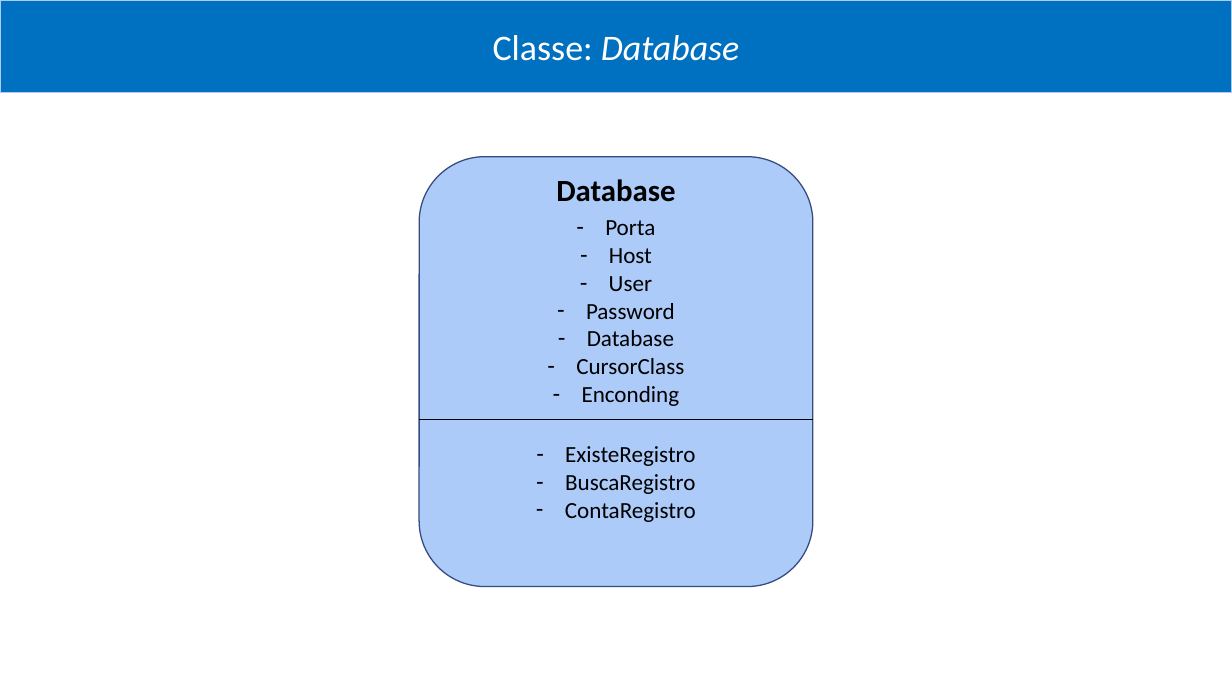
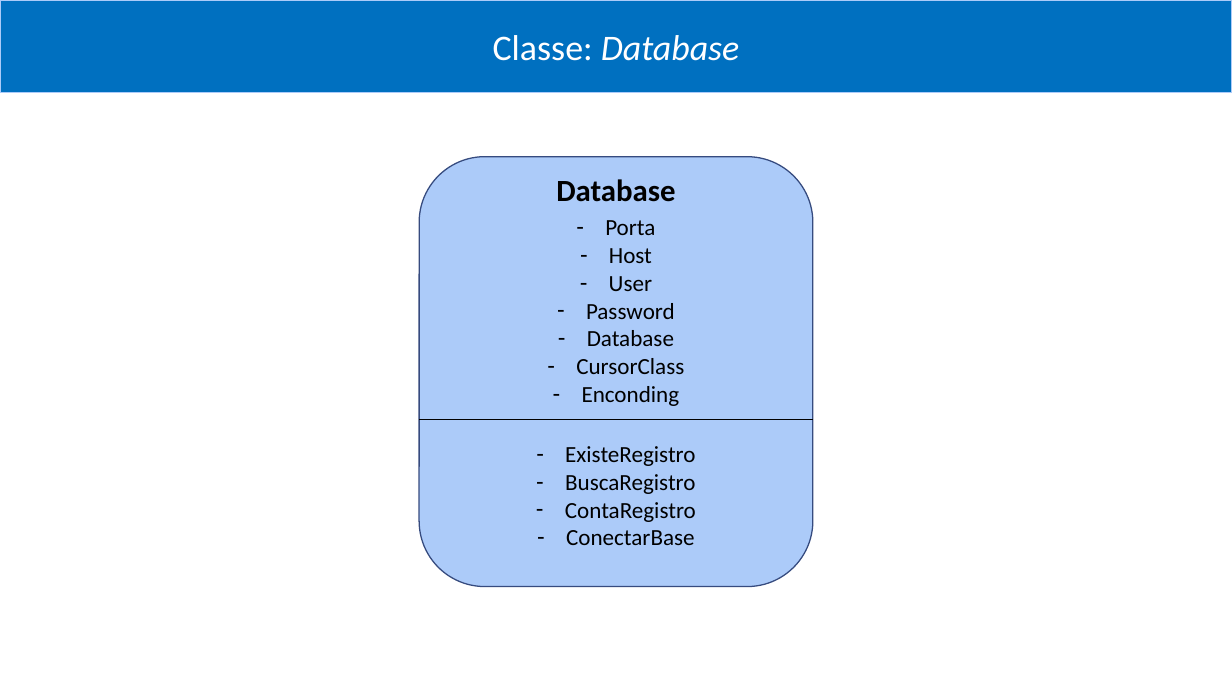
Before and after one commit to brjoaogabriel/processamento_login, a slide deck: slide 5 of projeto/classes, métodos, estrutura lógica e exemplificação.pptx. Drawn at 1232x693 pixels with LibreOffice and Linux fonts; fonts in the diff are those of the drawing. Boxes give left, top, right and bottom in pixels: in the first picture for what was removed or moved away, otherwise in the second. Text is boxed around its words. In the diff, an @@ line names an element or a change of style, - is before the commit and + after.

```diff
--- a/projeto/classes, métodos, estrutura lógica e exemplificação.pptx
+++ b/projeto/classes, métodos, estrutura lógica e exemplificação.pptx
@@ text at (x1=566, y1=530, x2=695, y2=545): paragraph added @@
+– ConectarBase
```
Also in this commit, not shown: 1 other file.
